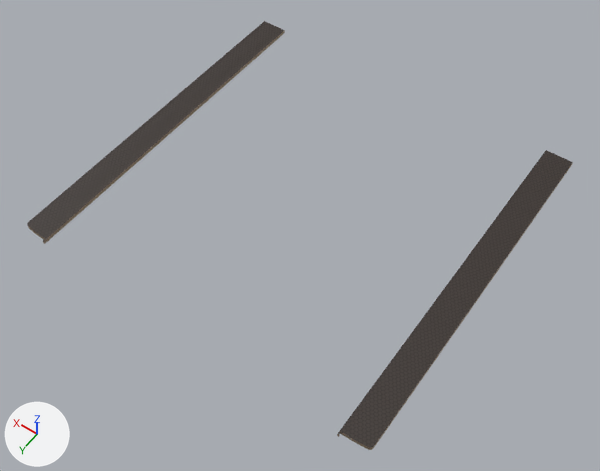
Renders of the glTF model layouts/assets/blender/lounge-fillers-hexa.glb from each side of a commit.
The view is the same before and after, from a 50 mm lens placed at (-1.192, 0.965, 2.774), pointed at (-0.052, -0.631, 0.265). Lighting does not change. The marker at lower left points along +X, +Y and +Z. The first picture is the older version. Where no turn or scale is listed for an object, it has been applied to the vertices.

Objects in the first picture: 'Bed side filler negative - 115x15mm_1', 'Bed side filler positive - 115x15mm_0', 'Bed side filler positive - 115x15mm_1' and 1 more.
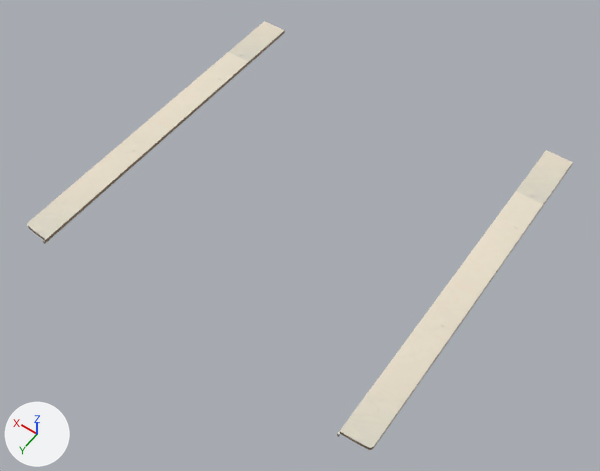
Pixel boxes (x1, y1, x2, y2) of what changed, in the pictures (600 x 471 px):
'Bed side filler negative - 115x15mm_1', recoloured (grey to white)
    both: (338, 150, 573, 448)
'Bed side filler positive - 115x15mm_1', recoloured
    both: (27, 21, 284, 241)

What the commit changed:
Picture 'face-raw' (img_face_raw) is new.
Material 'plywood-face:{"ao_constant": 1, "color": "#ffffff", "metalness": 0, "repeat": true, "roughness": 0.45}:face-raw.png' (mat_plywood_face___ao_constant___1___color_____ffffff____metalness___0___repeat___true___roughness___0_45__face_raw_png) is new.
Its texture is img_face_raw.
Its roughness is 0.45.
me_bed_side_filler_positive___115x15mm_005 has 42 vertices, 38 faces and spans x -0.057..0.057, y -0.744..0.744, z -0.008..0.008.
me_bed_side_filler_positive___115x15mm_005 no longer uses material mat_plywood_face___color_____ffffff____metalness___0___repeat___true___roughness___0_6__hexa_studio_png (picture img_hexa_studio).
me_bed_side_filler_positive___115x15mm_005 gains material mat_plywood_face___ao_constant___1___color_____ffffff____metalness___0___repeat___true___roughness___0_45__face_raw_png (picture img_face_raw).
me_bed_side_filler_positive___115x15mm_003 has 42 vertices, 38 faces and spans x -0.057..0.057, y -0.744..0.744, z -0.008..0.008.
me_bed_side_filler_positive___115x15mm_003 no longer uses material mat_plywood_face___color_____ffffff____metalness___0___repeat___true___roughness___0_6__hexa_studio_png (picture img_hexa_studio).
me_bed_side_filler_positive___115x15mm_003 gains material mat_plywood_face___ao_constant___1___color_____ffffff____metalness___0___repeat___true___roughness___0_45__face_raw_png (picture img_face_raw).
